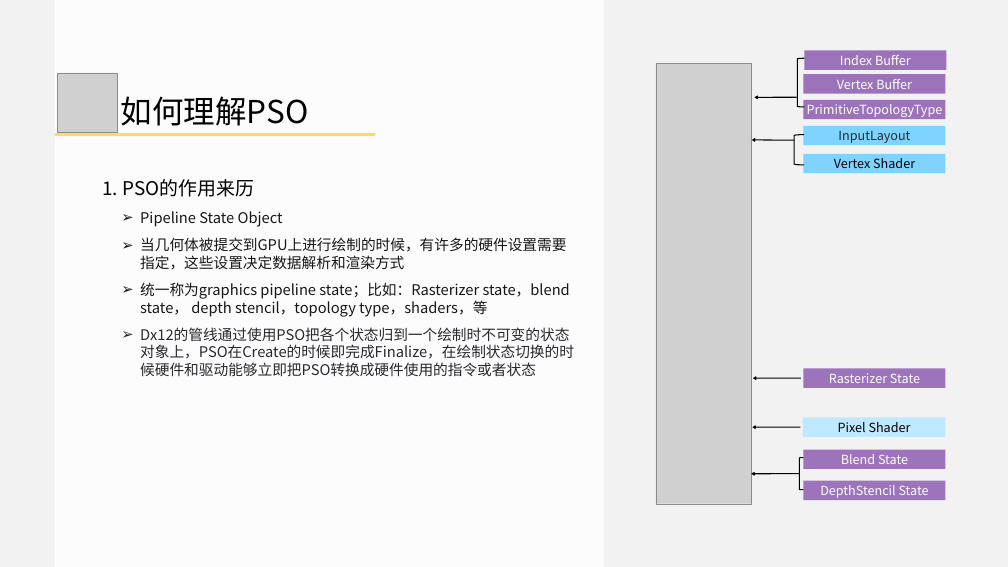
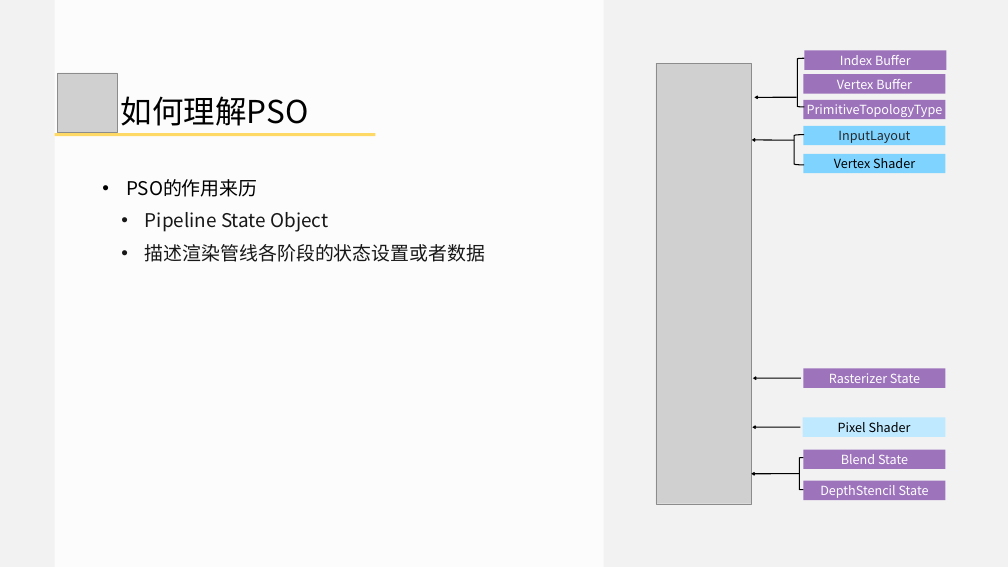
Before and after one commit to doomlover/KSGameEngineTutorials, a slide deck: slide 30 of PPTs/03.深入DX12绘制一.pptx (slide 29 before the commit). Drawn at 1008x567 pixels with LibreOffice and Linux fonts; fonts in the diff are those of the drawing; grey boxes stand for pictures. Boxes give left, top, right and bottom in pixels: in the first picture for what was removed or moved away, otherwise in the second. Text is boxed around its words. In the diff, an @@ line names an element or a change of style, - is before the commit and + after.

```diff
--- a/PPTs/03.深入DX12绘制一.pptx
+++ b/PPTs/03.深入DX12绘制一.pptx
@@ text at (x1=126, y1=179, x2=258, y2=197): text changed @@
-1. PSO的作用来历
+• PSO的作用来历
@@ text at (x1=145, y1=212, x2=328, y2=232): size 28 to 36 pt in "Pipeline State Object"; bullet ➢ to • @@
@@ text at (x1=145, y1=244, x2=485, y2=262): text changed; size 28 to 36 pt @@
-  ➢ 当几何体被提交到GPU上进行绘制的时候，有许多的硬件设置需要指定，这些设置决定数据解析和渲染方式
-  ➢ 统一称为graphics pipeline state；比如：Rasterizer state，blend state， depth stencil，topology type，shaders，等
-      ➢ Dx12的管线通过使用PSO把各个状态归到一个绘制时不可变的状态对象上，PSO在Create的时候即完成Finalize，在绘制状态切换的时候硬件和驱动能够立即把PSO转换成硬件使用的指令或者状态
+  • 描述渲染管线各阶段的状态设置或者数据
```
Also in this commit, not shown: 28 other slides changed, 1 slide added.
